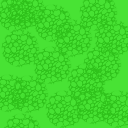
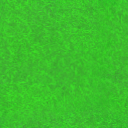
The second w=128, h=128 image is a revision of the first. Changes to its layers:
added layer "Liitetty taso" above "Taustaväri" over [0, 0, 128, 128]
painted on "Taustaväri" over [0, 0, 128, 128]
